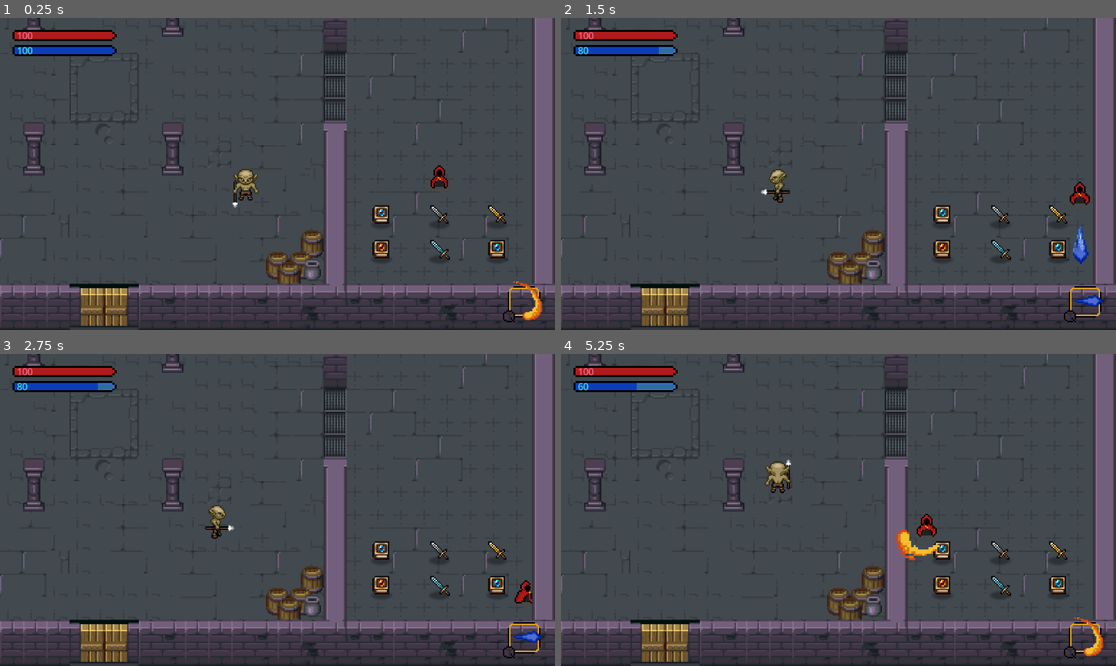
Above: before the commit, frames 1-4 (two rows, left to right).
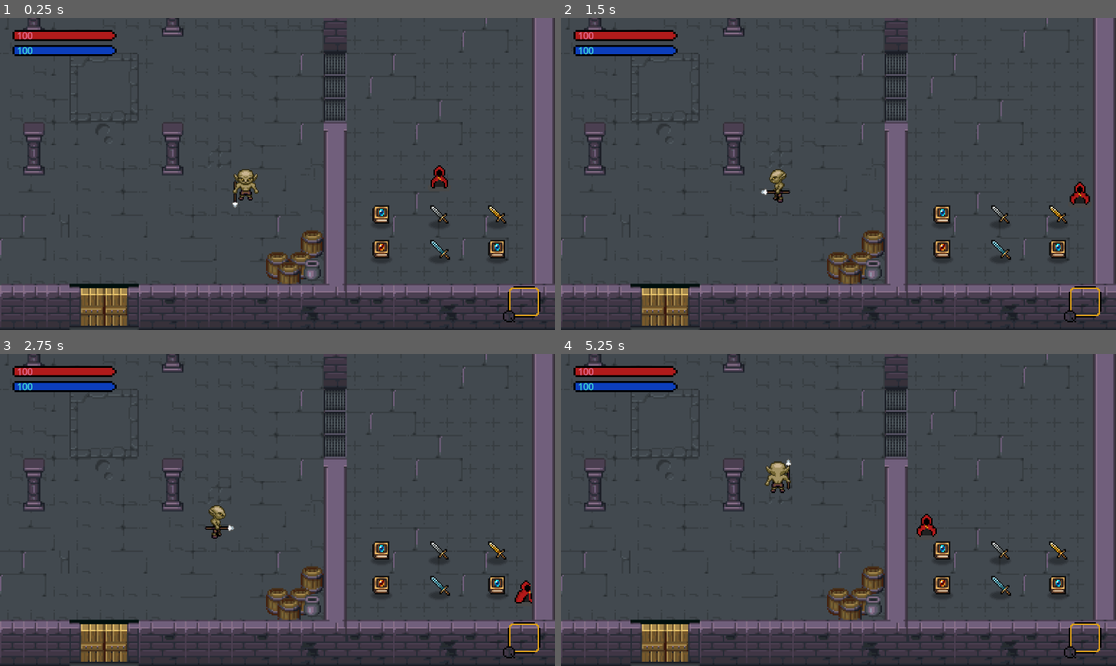
Above: after the commit, the same moments.

Repository: AmanSong/PixelGame
Game: Godot game, scene res://game_levels/game.tscn
Same seed, same stepped clock (60 frames per second), same inputs: the game is played once before the commit and once after it. Sound files missing from this copy of the repository are replaced by a short silence.
Inputs:
- Up to frame 1 (0.25 s): no input
- Up to frame 2 (1.5 s): tap Enter at 0.5 s; hold D (Right) 0.53-1.28 s; tap Up (Cycle) at 0.6 s; hold S (Down) from 1.28 s (still down); tap Q (CastSpell) at 1.35 s
- Up to frame 3 (2.75 s): tap Up (Cycle) at 1.55, 2.1 s; release S (Down) at 2.03 s; hold D (Right) from 2.03 s (still down)
- Up to frame 4 (5.25 s): release D (Right) at 2.78 s; hold W (Up) 2.78-3.53 s; tap E (Interact) at 2.85 s; tap Up (Cycle) at 3.05, 3.8, 4.35 s; hold A (Left) 3.53-5.03 s; tap F (Melee) at 3.6 s; hold S (Down) from 5.03 s (still down); tap Q (CastSpell) at 5.1 s

The runs differ from the first frame. In frame 1, 0.2% of the frame differs, in the area x 92-98%, y 84-97%; in frame 2, 0.4%; in frame 3, 0.2%; in frame 4, 0.7%, in the area x 3-98%, y 9-97%.

Commit message:
added spell swapping

Diff:
--- a/GUI/inventory/spells/spellSlotUI.gd
+++ b/GUI/inventory/spells/spellSlotUI.gd
@@ -19,4 +19,8 @@
 		var added = PlayerManager.INVENTORY_DATA.add_item(slot_data.item_data)
 		if added == false:
 			return
+		if PlayerManager.player.spells.has(slot_data.item_data.name):
+			PlayerManager.player.spells.erase(slot_data.item_data.name)
 		slot_data.quantity = 0
+
+	PlayerManager.player.update_selected_spell()
--- a/GUI/inventory/spells/spells_data.gd
+++ b/GUI/inventory/spells/spells_data.gd
@@ -22,6 +22,7 @@
 			new_slot.quantity = count
 			new_slot.changed.connect(slot_changed)
 			slots[i] = new_slot
+			add_spells_to_player(new_slot)
 			emit_signal("spellslots_changed")
 			return true
 
@@ -33,6 +34,7 @@
 	for slot in slots:
 		if slot:
 			slot.changed.connect(slot_changed)
+			add_spells_to_player(slot)
 	pass
 
 func slot_changed() -> void:
@@ -44,6 +46,17 @@
 
 	emit_signal("spellslots_changed")
 	pass
+
+
+func add_spells_to_player(spell: SlotData) -> void:
+	# Add the spell to player's spell dictionary
+	var spell_name := spell.item_data.name
+	var spell_scene := spell.item_data.spell_scene
+
+	if spell_scene and not PlayerManager.player.spells.has(spell_name):
+		PlayerManager.player.spells[spell_name] = spell_scene
+	PlayerManager.player.update_selected_spell()
+
 
 #gather all spels in inventory into an array
 func get_saved_spell_data() -> Array:
--- a/GUI/player_hud/player_hud.gd
+++ b/GUI/player_hud/player_hud.gd
@@ -30,6 +30,7 @@
 var spell_texture_cache := {}
 func update_spell_icon(spell_scene: PackedScene) -> void:
 	if !spell_scene:
+		spell_sprite.texture = null
 		return
 
 	var scene_path = spell_scene.resource_path
--- a/scripts/playerScripts/player.gd
+++ b/scripts/playerScripts/player.gd
@@ -18,8 +18,8 @@
 
 # dynamicaly fill array later
 var spells = {
-	"FlameSlash": preload("res://scenes/PlayerScenes/spell_scenes/FireSlash.tscn"),
-	"MagicMissile": preload("res://scenes/PlayerScenes/spell_scenes/MagicMissile.tscn")
+	#"FlameSlash": preload("res://scenes/PlayerScenes/spell_scenes/FireSlash.tscn"),
+	#"MagicMissile": preload("res://scenes/PlayerScenes/spell_scenes/MagicMissile.tscn")
 }
 var spell_keys := []
 var current_spell_index := 0
@@ -40,7 +40,6 @@
 	update_selected_spell()
 	PlayerHud.update_mana(mana, max_mana)
 	PlayerHud.update_spell_icon(selected_spell)
-
 	pass
 
 
@@ -54,7 +53,6 @@
 		PlayerHud.update_spell_icon(selected_spell)
 	pass
 
-
 func next_spell():
 	if spell_keys.size() == 0:
 		return
@@ -64,6 +62,10 @@
 
 func update_selected_spell() -> void:
 	spell_keys = spells.keys()
+	# Ensure index is valid after spell list changes
+	if current_spell_index >= spell_keys.size():
+		current_spell_index = max(0, spell_keys.size() - 1)
+
 	if spell_keys.size() > 0:
 		selected_spell_name = spell_keys[current_spell_index]
 		selected_spell = spells[selected_spell_name]
@@ -71,9 +73,10 @@
 		selected_spell_name = ""
 		selected_spell = null
 
+	PlayerHud.update_spell_icon(selected_spell)
+
 func _physics_process(_delta):
 	move_and_slide()
-
 
 func set_direction() -> bool:
 	var new_dir : Vector2 = cardinal_direction
